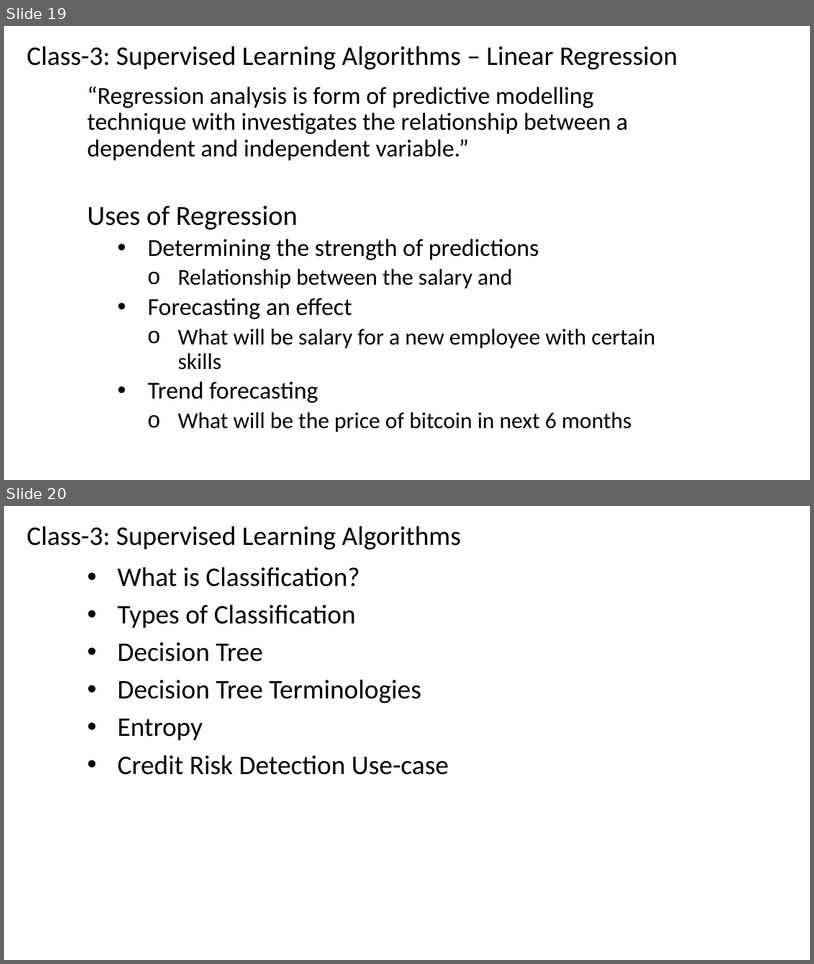
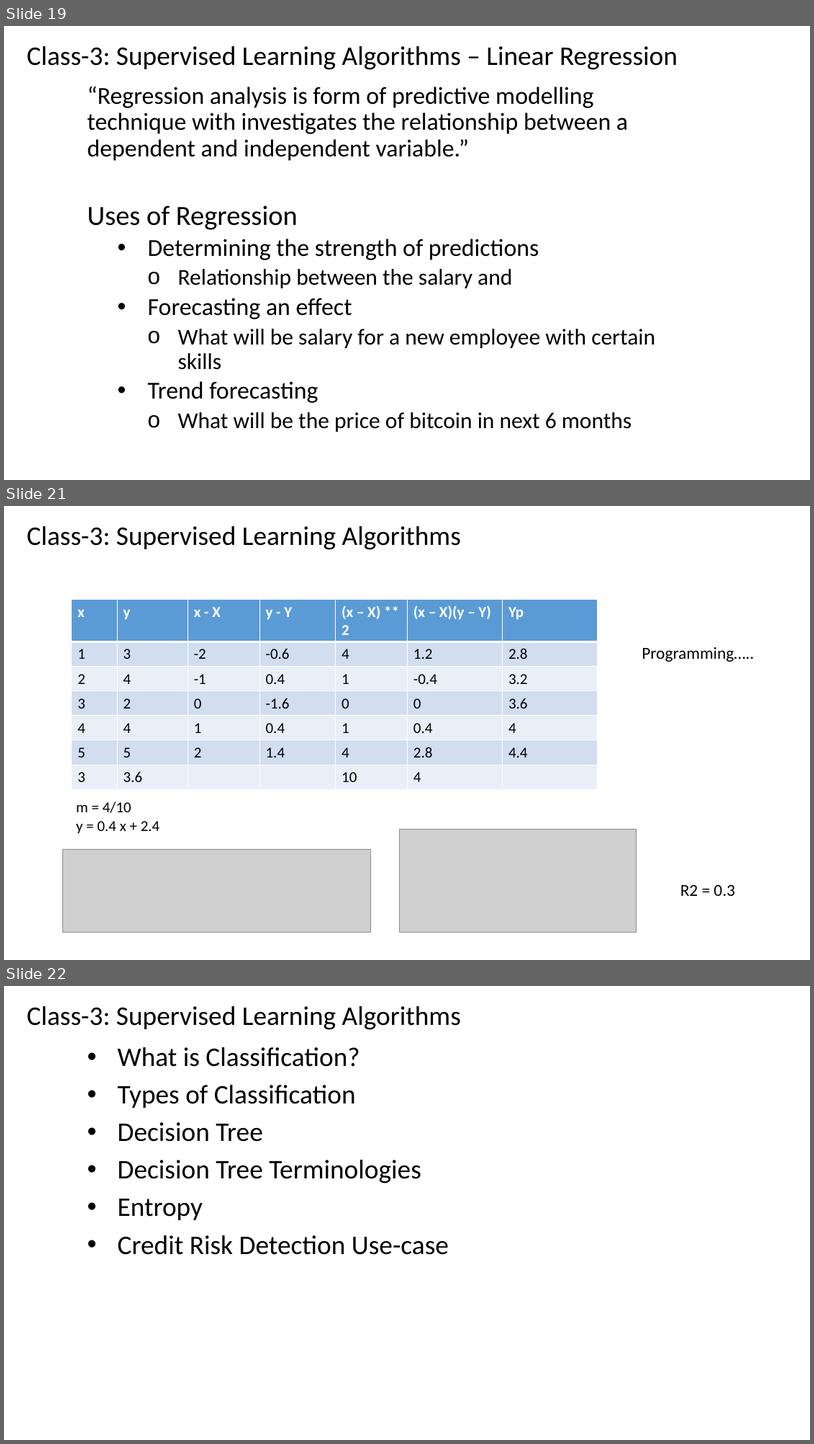
Before and after one commit to renshan2/accesspy, a slide deck: AI-ML-DL/Machine Learning.pptx. Shown one above the other, each under a label of ours: slides 19 and 20 before the commit, slides 19, 21 and 22 after it; the slides between them are not shown. The pictures are 814x964 and 814x1444 pixels, drawn with LibreOffice and Linux fonts; fonts in the diff are those of the drawing; grey boxes stand for pictures. Boxes give left, top, right and bottom in pixels: in the first picture for what was removed or moved away, otherwise in the second. Text is boxed around its words. In the diff, an @@ line names an element or a change of style, - is before the commit and + after.

```diff
--- a/AI-ML-DL/Machine Learning.pptx
+++ b/AI-ML-DL/Machine Learning.pptx
@@ slide 21 added at [4, 506, 810, 960], background #FFFFFF @@
@@ text added at [27, 526, 461, 550], 32 pt, text #000000 @@
+Class-3: Supervised Learning Algorithms
@@ table added at [72, 600, 598, 789], 7 rows, 7 columns @@
+x | y | x - X | y - Y | (x – X) ** 2 | (x – X)(y – Y) | Yp
+1 | 3 | -2 | -0.6 | 4 | 1.2 | 2.8
+2 | 4 | -1 | 0.4 | 1 | -0.4 | 3.2
+3 | 2 | 0 | -1.6 | 0 | 0 | 3.6
+4 | 4 | 1 | 0.4 | 1 | 0.4 | 4
+5 | 5 | 2 | 1.4 | 4 | 2.8 | 4.4
+3 | 3.6 |  |  | 10 | 4 | 
@@ text added at [642, 647, 754, 662], 20 pt, text #000000 @@
+Programming…..
@@ text added at [76, 801, 160, 834], 18 pt, text #000000 @@
+m = 4/10
+y = 0.4 x + 2.4
@@ picture added at [399, 829, 637, 932] @@
@@ picture added at [63, 849, 370, 932] @@
@@ text added at [681, 885, 736, 896], 20 pt, text #000000 @@
+R2 = 0.3
@@ what was slide 20 is now slide 22 @@
```
Also in this commit, not shown: 1 other slide added.
